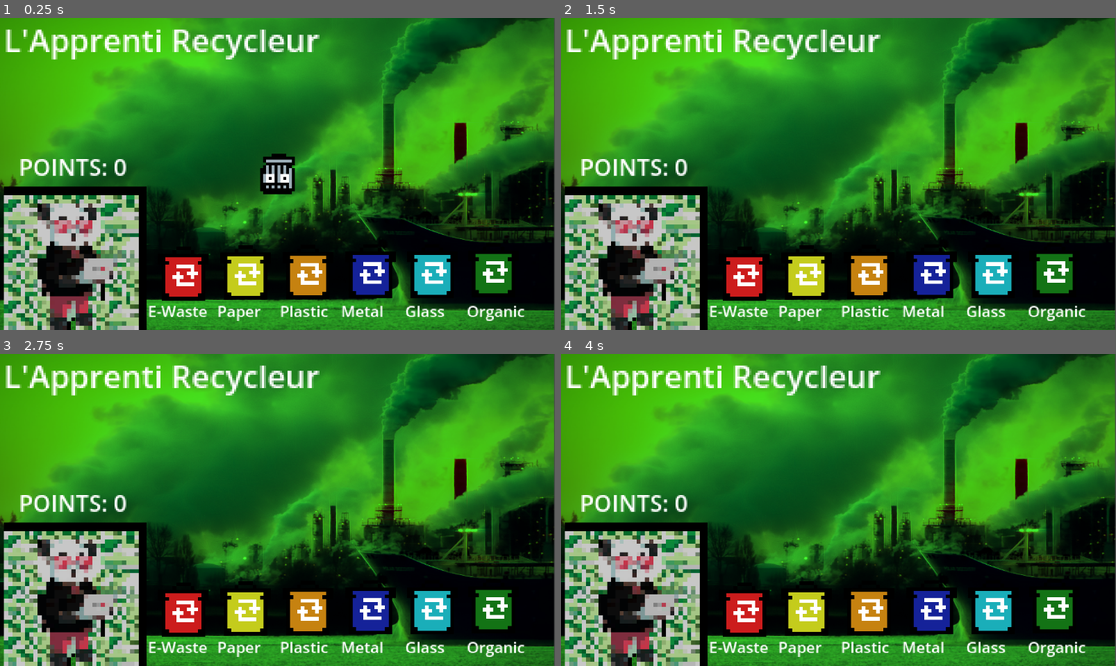
Above: before the commit, frames 1-4 (two rows, left to right).
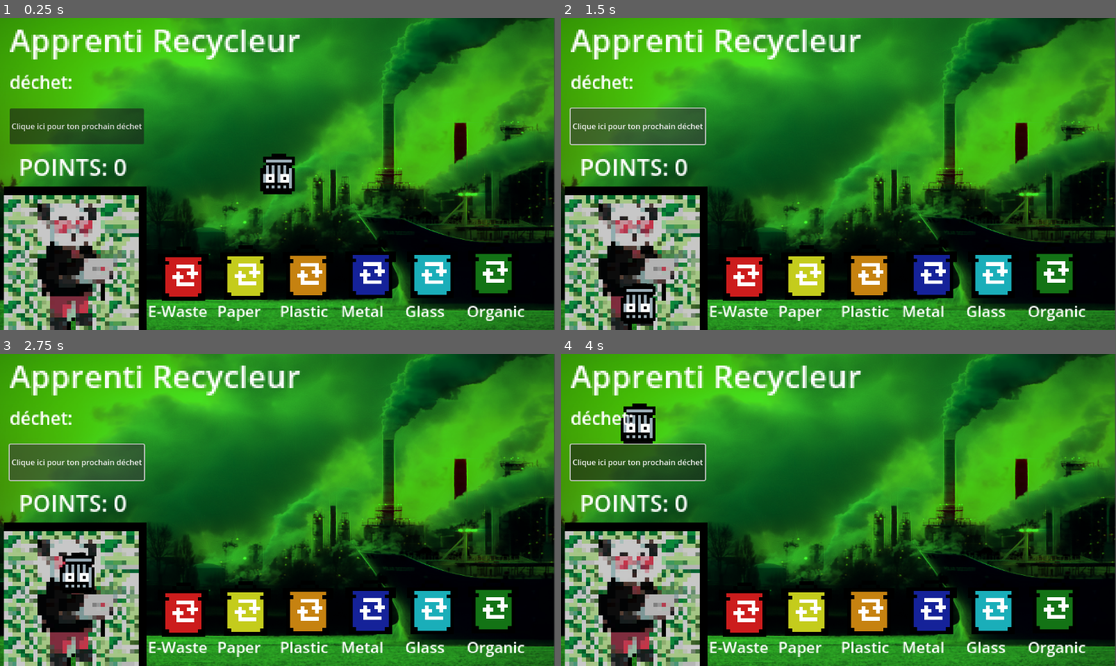
Above: after the commit, the same moments.

Repository: tritimmy/PolyHacks2024-ApprentisRecycleur-Prototype1
Game: Godot game, scene res://game.tscn
Two runs of this game, one before a commit and one after it. Both use one fixed random seed, a clock stepped at 60 frames per second and the inputs below.
Inputs (mouse positions are in pixels of both pictures, inside the frame that each line leads up to):
- Up to frame 1 (0.25 s): no input
- Up to frame 2 (1.5 s): click (638, 127) at 0.5 s, where only the run after the commit has a clickable "Clique ici pour ton prochain …"; click (638, 127) at 1.25 s, where only the run after the commit has a clickable "Clique ici pour ton prochain …"
- Up to frame 3 (2.75 s): click (77, 463) at 2 s, where only the run after the commit has a clickable "Clique ici pour ton prochain …"
- Up to frame 4 (4 s): move the mouse to (960, 494) at 2.77 s; click (960, 494) at 2.92 s; tap Enter at 3.5 s; move the mouse to (727, 525) at 3.52 s; click (727, 525) at 3.67 s

The runs differ from the first frame. In frame 1, 5.6% of the frame differs, in the area x 1-58%, y 3-41%; in frame 2, 6.4%; in frame 3, 6.4%; in frame 4, 6.5%.
Error after the commit: Invalid type in function 'add_child' in base 'Node2D (game.gd)'. The Object-derived class of argument 1 (PackedScene) is not a subclass of the expected argumen…

Commit message:
bins, btn, objective

Diff:
--- a/bin1.gd
+++ b/bin1.gd
@@ -7,5 +7,6 @@
 
 signal bin1_entered
 func _on_trash_area_entered(area):
-	print("bin1 entered")
-	emit_signal("bin1_entered")
+	if area == self:
+		print("bin1 entered")
+		emit_signal("bin1_entered")
--- /dev/null
+++ b/bin2.gd
@@ -0,0 +1,6 @@
+extends Area2D
+
+func _on_trash_area_entered(area):
+	if area == self:
+		print("bin2 entered")
+		emit_signal("bin2_entered")
--- /dev/null
+++ b/game.gd
@@ -0,0 +1,6 @@
+extends Node2D
+
+
+func _on_button_pressed():
+	var child_scene_instance = load("res://trash.tscn")
+	add_child(child_scene_instance)
--- a/game.tscn
+++ b/game.tscn
@@ -1,60 +1,23 @@
-[gd_scene load_steps=17 format=3 uid="uid://b1d64yab3aboy"]
+[gd_scene load_steps=14 format=3 uid="uid://b1d64yab3aboy"]
 
 [ext_resource type="Texture2D" uid="uid://cyc1mhh2k4vxv" path="res://sprites/background.jpeg" id="1_04bk3"]
+[ext_resource type="Script" path="res://game.gd" id="1_dunxd"]
 [ext_resource type="Script" path="res://bin1.gd" id="1_kkoep"]
 [ext_resource type="Texture2D" uid="uid://bgqpllyjvb34b" path="res://sprites/panda.png" id="1_knbt8"]
 [ext_resource type="Texture2D" uid="uid://cnchaswn7pkcd" path="res://sprites/bin1.png" id="2_avsi6"]
-[ext_resource type="Texture2D" uid="uid://b3rddkgehkter" path="res://sprites/trash.png" id="2_l1cqu"]
-[ext_resource type="Script" path="res://trash.gd" id="3_lipdo"]
+[ext_resource type="PackedScene" uid="uid://eaj7k857vfsi" path="res://trash.tscn" id="4_0icaj"]
 [ext_resource type="Texture2D" uid="uid://bgb4y5vsqj1ie" path="res://sprites/bin2.png" id="5_33wif"]
 [ext_resource type="Texture2D" uid="uid://b35vdde5gt7e0" path="res://sprites/bin3.png" id="6_nxeg0"]
+[ext_resource type="Script" path="res://bin2.gd" id="7_oesxb"]
 [ext_resource type="Texture2D" uid="uid://dkgsd5f5oirww" path="res://sprites/bin4.png" id="7_rhypn"]
 [ext_resource type="Texture2D" uid="uid://cc426dsbucxvk" path="res://sprites/bin5.png" id="8_4fgre"]
 [ext_resource type="Texture2D" uid="uid://dromjjerhmc3v" path="res://sprites/bin6.png" id="9_lrhau"]
 
-[sub_resource type="RectangleShape2D" id="RectangleShape2D_l505m"]
-size = Vector2(80, 80)
-
-[sub_resource type="Animation" id="Animation_de6n5"]
-resource_name = "new_animation"
-tracks/0/type = "value"
-tracks/0/imported = false
-tracks/0/enabled = true
-tracks/0/path = NodePath(".:position")
-tracks/0/interp = 1
-tracks/0/loop_wrap = true
-tracks/0/keys = {
-"times": PackedFloat32Array(0, 1),
-"transitions": PackedFloat32Array(1, 1),
-"update": 0,
-"values": [Vector2(381, 152), Vector2(381, 631)]
-}
-
-[sub_resource type="Animation" id="Animation_2gxja"]
-length = 0.001
-tracks/0/type = "value"
-tracks/0/imported = false
-tracks/0/enabled = true
-tracks/0/path = NodePath(".:position")
-tracks/0/interp = 1
-tracks/0/loop_wrap = true
-tracks/0/keys = {
-"times": PackedFloat32Array(0),
-"transitions": PackedFloat32Array(1),
-"update": 0,
-"values": [Vector2(381, 152)]
-}
-
-[sub_resource type="AnimationLibrary" id="AnimationLibrary_h62o5"]
-_data = {
-"RESET": SubResource("Animation_2gxja"),
-"new_animation": SubResource("Animation_de6n5")
-}
-
 [sub_resource type="RectangleShape2D" id="RectangleShape2D_atb8f"]
 size = Vector2(2.60746, 2.81738)
 
 [node name="game" type="Node2D"]
+script = ExtResource("1_dunxd")
 
 [node name="background" type="Node2D" parent="."]
 
@@ -77,22 +40,7 @@
 scale = Vector2(8.75, 8.75)
 texture = ExtResource("1_knbt8")
 
-[node name="trash" type="Area2D" parent="."]
-position = Vector2(381, 152)
-script = ExtResource("3_lipdo")
-
-[node name="Sprite2D" type="Sprite2D" parent="trash"]
-position = Vector2(3.05176e-05, 1.52588e-05)
-scale = Vector2(6, 6)
-texture = ExtResource("2_l1cqu")
-
-[node name="CollisionShape2D" type="CollisionShape2D" parent="trash"]
-shape = SubResource("RectangleShape2D_l505m")
-
-[node name="AnimationPlayer" type="AnimationPlayer" parent="trash"]
-libraries = {
-"": SubResource("AnimationLibrary_h62o5")
-}
+[node name="trash" parent="." instance=ExtResource("4_0icaj")]
 
 [node name="bin1" type="Area2D" parent="."]
 position = Vector2(1024, 520)
@@ -121,7 +69,7 @@
 [node name="bin2" type="Area2D" parent="."]
 position = Vector2(897, 522)
 scale = Vector2(40, 40)
-script = ExtResource("1_kkoep")
+script = ExtResource("7_oesxb")
 
 [node name="Sprite2D" type="Sprite2D" parent="bin2"]
 scale = Vector2(0.1875, 0.1875)
@@ -265,11 +213,25 @@
 "
 
 [node name="title" type="Label" parent="."]
-offset_left = 8.0
+offset_left = 20.0
 offset_right = 167.0
 offset_bottom = 23.0
 scale = Vector2(4.12, 3.92)
-text = "L'Apprenti Recycleur"
-
-[connection signal="area_entered" from="trash" to="bin1" method="_on_trash_area_entered"]
-[connection signal="bin1_entered" from="bin1" to="trash" method="_on_bin_1_bin_1_entered"]
+text = "Apprenti Recycleur"
+
+[node name="objective" type="Label" parent="."]
+offset_left = 20.0
+offset_top = 105.0
+offset_right = 136.0
+offset_bottom = 128.0
+scale = Vector2(2.28364, 2.34742)
+text = "déchet:  "
+
+[node name="Button" type="Button" parent="."]
+offset_left = 20.0
+offset_top = 188.0
+offset_right = 299.0
+offset_bottom = 262.0
+text = "Clique ici pour ton prochain déchet"
+
+[connection signal="pressed" from="Button" to="." method="_on_button_pressed"]
--- a/trash.gd
+++ b/trash.gd
@@ -21,5 +21,5 @@
 		drop = true
 		$AnimationPlayer.play('new_animation')
 
-func _on_bin_1_bin_1_entered():
+func _on_area_entered(area):
 	queue_free()
--- /dev/null
+++ b/trash.tscn
@@ -0,0 +1,45 @@
+[gd_scene load_steps=6 format=3 uid="uid://eaj7k857vfsi"]
+
+[ext_resource type="Script" path="res://trash.gd" id="1_gau74"]
+[ext_resource type="Texture2D" uid="uid://b3rddkgehkter" path="res://sprites/trash.png" id="2_po77e"]
+
+[sub_resource type="RectangleShape2D" id="RectangleShape2D_l505m"]
+size = Vector2(80, 80)
+
+[sub_resource type="Animation" id="Animation_de6n5"]
+resource_name = "new_animation"
+tracks/0/type = "bezier"
+tracks/0/imported = false
+tracks/0/enabled = true
+tracks/0/path = NodePath(".:position:y")
+tracks/0/interp = 1
+tracks/0/loop_wrap = true
+tracks/0/keys = {
+"handle_modes": PackedInt32Array(0, 0),
+"points": PackedFloat32Array(2.08165e-12, -0.25, 0, 0.25, 0, 600, -0.25, 0, 0.25, 0),
+"times": PackedFloat32Array(0, 1)
+}
+
+[sub_resource type="AnimationLibrary" id="AnimationLibrary_h62o5"]
+_data = {
+"new_animation": SubResource("Animation_de6n5")
+}
+
+[node name="trash" type="Area2D"]
+position = Vector2(1059, 90)
+script = ExtResource("1_gau74")
+
+[node name="Sprite2D" type="Sprite2D" parent="."]
+position = Vector2(3.05176e-05, 1.52588e-05)
+scale = Vector2(6, 6)
+texture = ExtResource("2_po77e")
+
+[node name="CollisionShape2D" type="CollisionShape2D" parent="."]
+shape = SubResource("RectangleShape2D_l505m")
+
+[node name="AnimationPlayer" type="AnimationPlayer" parent="."]
+libraries = {
+"": SubResource("AnimationLibrary_h62o5")
+}
+
+[connection signal="area_entered" from="." to="." method="_on_area_entered"]
